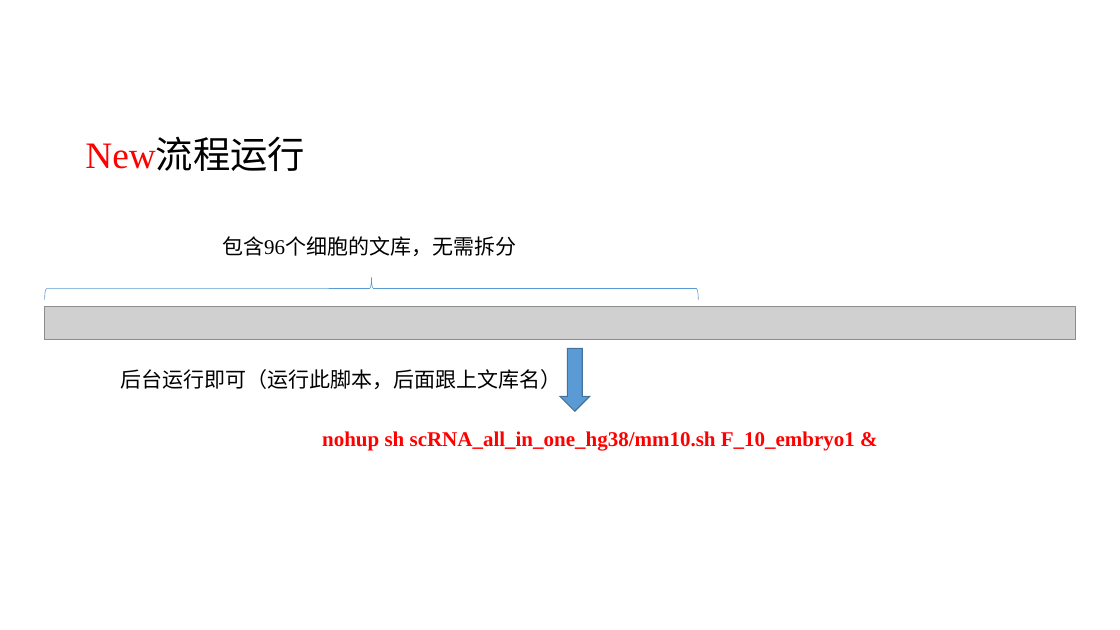
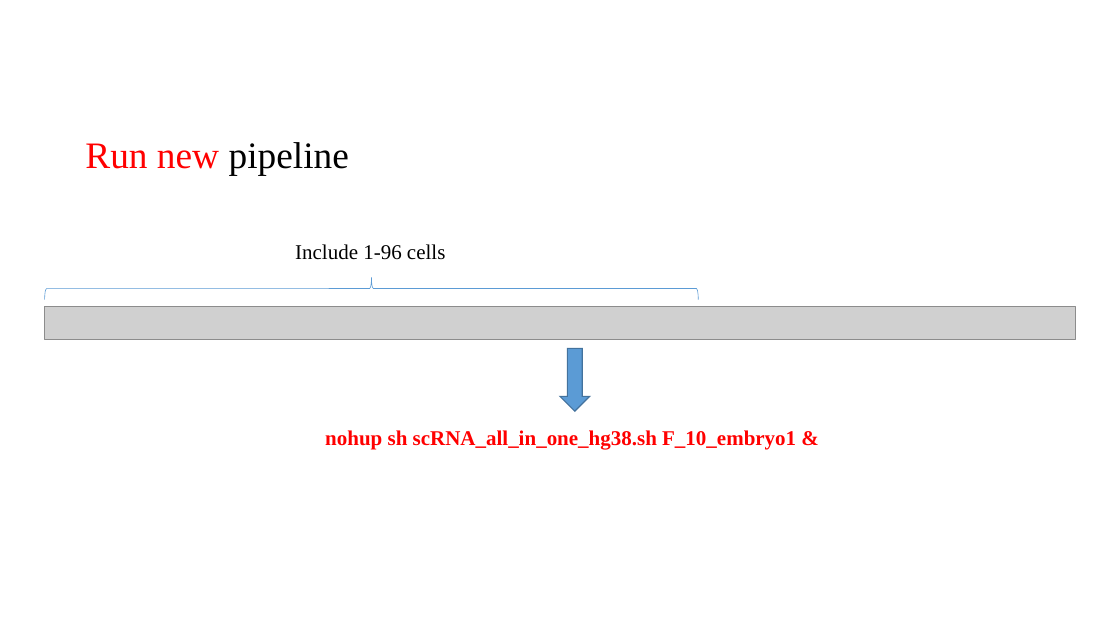
Before and after one commit to zorrodong/HECA, a slide deck: slide 7 of scRNA-seq_pipeline_hg38/Single-cell_RNA-seq_pipeline.pptx. Drawn at 1120x630 pixels with LibreOffice and Linux fonts; fonts in the diff are those of the drawing; grey boxes stand for pictures. Boxes give left, top, right and bottom in pixels: in the first picture for what was removed or moved away, otherwise in the second. Text is boxed around its words. In the diff, an @@ line names an element or a change of style, - is before the commit and + after.

```diff
--- a/scRNA-seq_pipeline_hg38/Single-cell_RNA-seq_pipeline.pptx
+++ b/scRNA-seq_pipeline_hg38/Single-cell_RNA-seq_pipeline.pptx
@@ title at (85, 142, 349, 176): text changed @@
-New流程运行
+Run new pipeline
@@ text at (295, 244, 445, 260): text changed @@
-包含96个细胞的文库，无需拆分
+Include 1-96 cells
@@ text removed at (121, 369, 562, 389) @@
-后台运行即可（运行此脚本，后面跟上文库名）
@@ text at (325, 430, 796, 450): text changed @@
-nohup sh scRNA_all_in_one_hg38/mm10.sh F_10_embryo1 &
+nohup sh scRNA_all_in_one_hg38.sh F_10_embryo1 &
```
Also in this commit, not shown: 5 other slides changed, 2 slides added, 2 slides removed.
